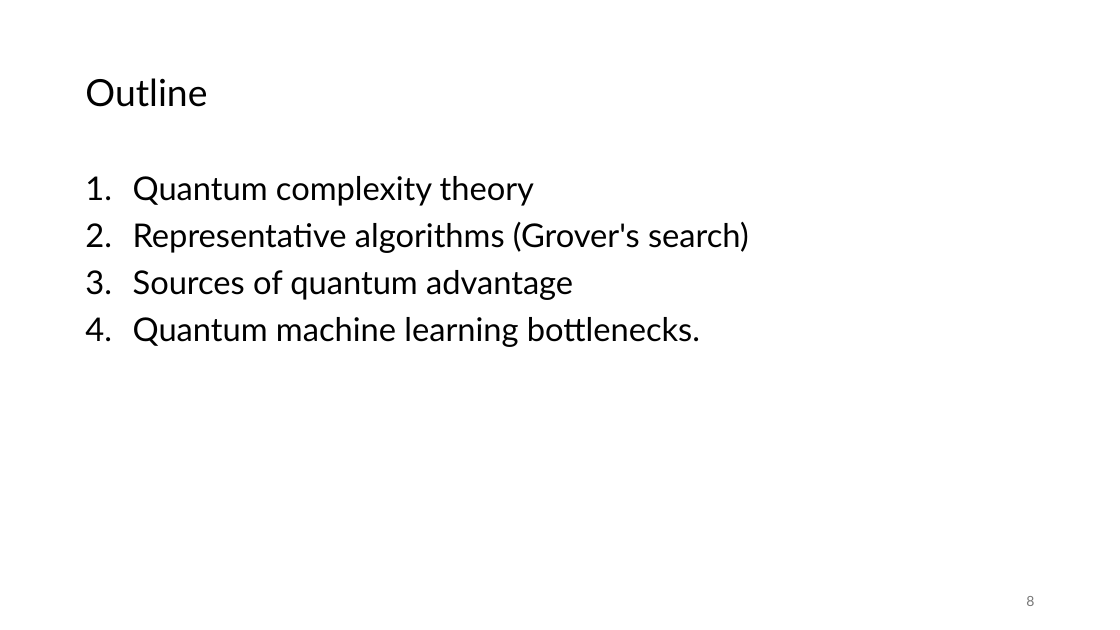
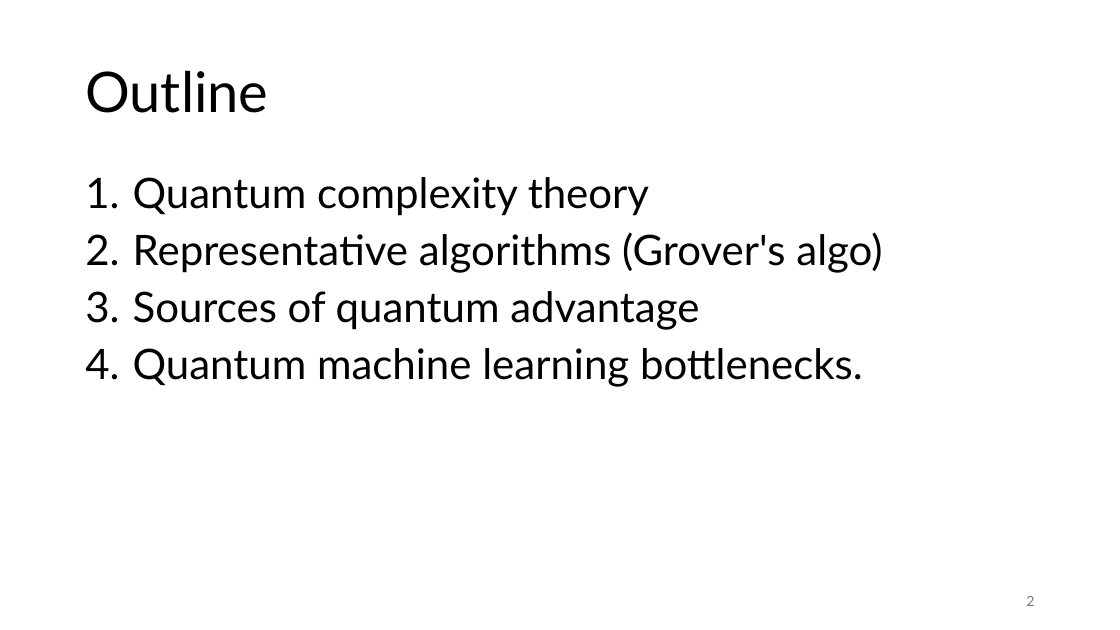
Before and after one commit to vutuanhai237/CourseMaterialsUIT, a slide deck: slide 2 of SExxx-Quantum computng/Slide/x. On Problems Quantum Computers Can Solve Efficiently (template).pptx (slide 8 before the commit). Drawn at 1120x630 pixels with LibreOffice and Linux fonts; fonts in the diff are those of the drawing. Boxes give left, top, right and bottom in pixels: in the first picture for what was removed or moved away, otherwise in the second. Text is boxed around its words. In the diff, an @@ line names an element or a change of style, - is before the commit and + after.

```diff
--- a/SExxx-Quantum computng/Slide/x. On Problems Quantum Computers Can Solve Efficiently (template).pptx
+++ b/SExxx-Quantum computng/Slide/x. On Problems Quantum Computers Can Solve Efficiently (template).pptx
@@ title "Outline" at [85,70,268,113]: size 32 to 48 pt @@
@@ text at [133,177,863,387]: size 28 to 36 pt in "Quantum complexity theory", "Sources of quantum advantage", "Quantum machine learning bottlenecks." @@
@@ text at [133,232,882,273]: text changed; size 28 to 36 pt @@
-2. Representative algorithms (Grover's search)
+2. Representative algorithms (Grover's algo)
@@ page number at [1026,596,1034,606]: text changed @@
-8
+2
```
Also in this commit, not shown: 16 other slides changed, 1 slide added, 11 slides removed, 3 other files.
